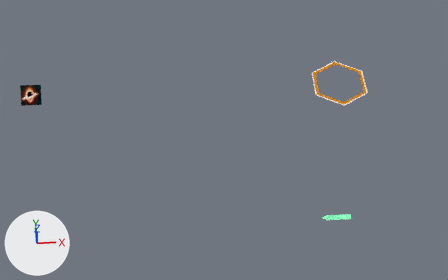
Two versions of the Blender file littleGiant.blend, one commit apart.
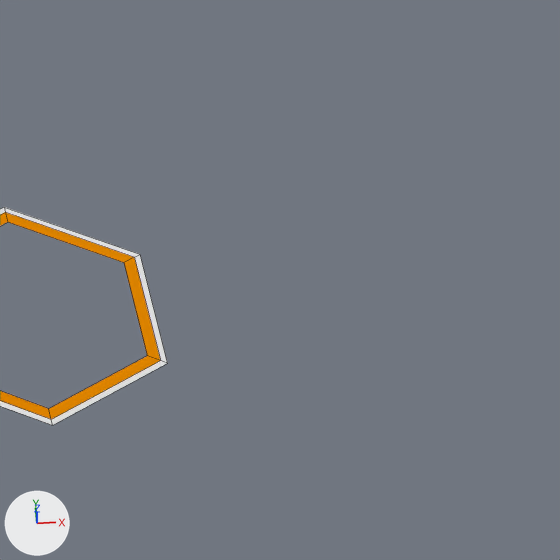
Each version is shown whole from a 50 mm lens placed at (-4.5, -13.5, 15.15), pointed at (-3.89, -2.1, -0.04), then close up on the part from 74% to 100% of the width and 7% to 48% of the height. Arrows for +X, +Y and +Z are at lower left; the lights stay in place. The close-ups show mesh edges as thin lines.

Objects in the first close-up: 'hexagon', 'hexagonGold'.
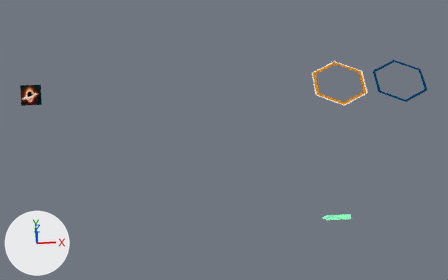
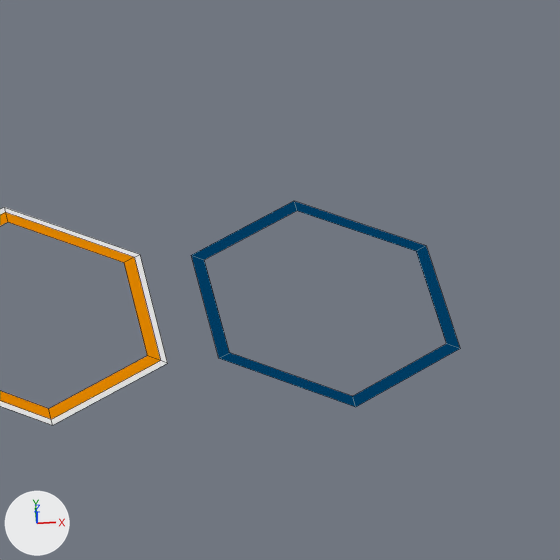
Boxes [x1, y1, x2, y2] around the edits, measured in the close-ups (560 x 560 px):
'hexagonBlue', added (blue)
    after: [191, 201, 460, 407]

Edits to the bpy script that builds the scene:
```text
Add mat_hexblue:
    mat_hexblue = diffuse_material('HexBlue')
    mat_hexblue.base_color = (0.0, 0.0574, 0.157)  # dark blue #00446e
    mat_hexblue.roughness = 1.0
Add me_circle_005:
    me_circle_005.from_pydata([(0.82, 0.47, 0.0), (0.82, -0.47, 0.0), (0.0, -0.95, 0.0), (-0.82, -0.48, 0.0), (-0.82, 0.47, 0.0), (0.0, 0.95, 0.0), (0.74, 0.43, 0.0), (0.74, -0.43, 0.0), (0.0, -0.85, 0.0), (-0.74, -0.43, 0.0), (-0.74, 0.43, 0.0), (0.0, 0.85, 0.0)], [], [(4, 10, 11, 5), (5, 11, 6, 0), (0, 6, 7, 1), (3, 9, 10, 4), (1, 7, 8, 2), (2, 8, 9, 3)])
    me_circle_005.materials.append(mat_hexblue)  # dark blue #00446e
Add ob_hexagonblue:
    ob_hexagonblue = bpy.data.objects.new('hexagonBlue', me_circle_005)
    ob_hexagonblue.parent = ob_conthexblue
    ob_hexagonblue.location = (0.0, 0.0, 0.0)
    ob_hexagonblue.scale = (0.98, 0.98, 0.98)
    ob_hexagonblue.visible_shadow = False
Add ob_conthexblue:
    ob_conthexblue = bpy.data.objects.new('contHexBlue', None)
    ob_conthexblue.location = (2.0, 0.0, 0.0)
```
